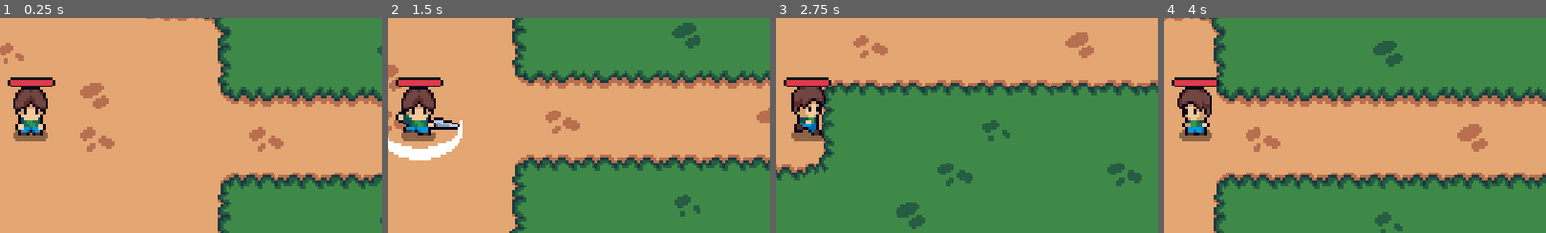
Above: before the commit, frames 1-4 (left to right).
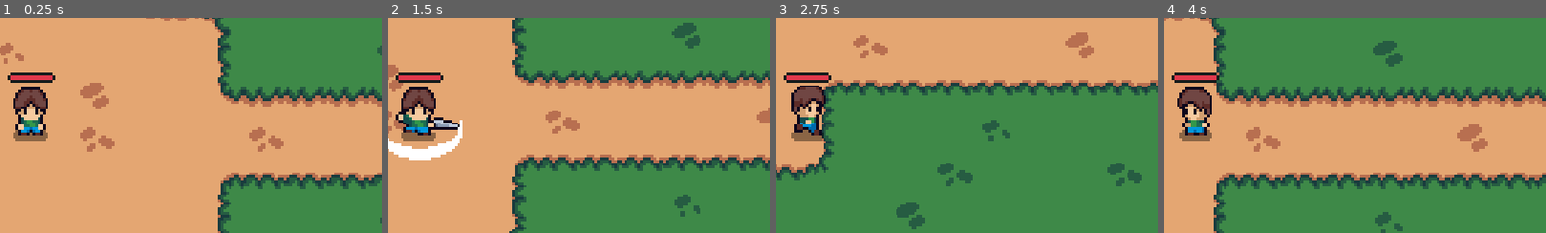
Above: after the commit, the same moments.

Repository: Xeon-MB/Sliv
Game: Godot game, scene res://scenes/game.tscn
The game is run twice, just before and just after one commit, with the same random seed, the same clock (stepped at 60 frames per second) and the same inputs.
Inputs (mouse positions are % of the whole screen's width and height, from its top left):
- Up to frame 1 (0.25 s): no input
- Up to frame 2 (1.5 s): move the mouse to (72, 45) at 0.52 s; hold D (direita) 0.53-1.28 s; click (72, 45) at 0.6 s; move the mouse to (30, 55) at 1.27 s; hold S (baixo) from 1.28 s (still down); click (30, 55) at 1.35 s
- Up to frame 3 (2.75 s): move the mouse to (60, 28) at 2.02 s; release S (baixo) at 2.03 s; hold D (direita) from 2.03 s (still down); click (60, 28) at 2.1 s
- Up to frame 4 (4 s): move the mouse to (45, 70) at 2.77 s; release D (direita) at 2.78 s; hold W (cima) 2.78-3.53 s; click (45, 70) at 2.85 s; move the mouse to (80, 65) at 3.52 s; hold A (esquerda) from 3.53 s (still down); click (80, 65) at 3.6 s
The pictures show only the part of the screen within x 46-96%, y 25-75%; the shares and areas given below are measured in that part.

The runs differ from the first frame. In frame 1, 0.8% of the frame differs, in the area x 2-15%, y 25-32%; in frame 2, 0.8%; in frame 3, 0.8%; in frame 4, 0.8%.

Commit message:
sprite player

Diff:
--- a/scenes/player.tscn
+++ b/scenes/player.tscn
@@ -456,7 +456,7 @@
 shape = SubResource("RectangleShape2D_ebum8")
 
 [node name="HealthBarPlayer" type="Node2D" parent="." unique_id=264773228]
-position = Vector2(-9, -15)
+position = Vector2(-9, -17)
 script = ExtResource("4_tuyoq")
 metadata/_edit_group_ = true
 
